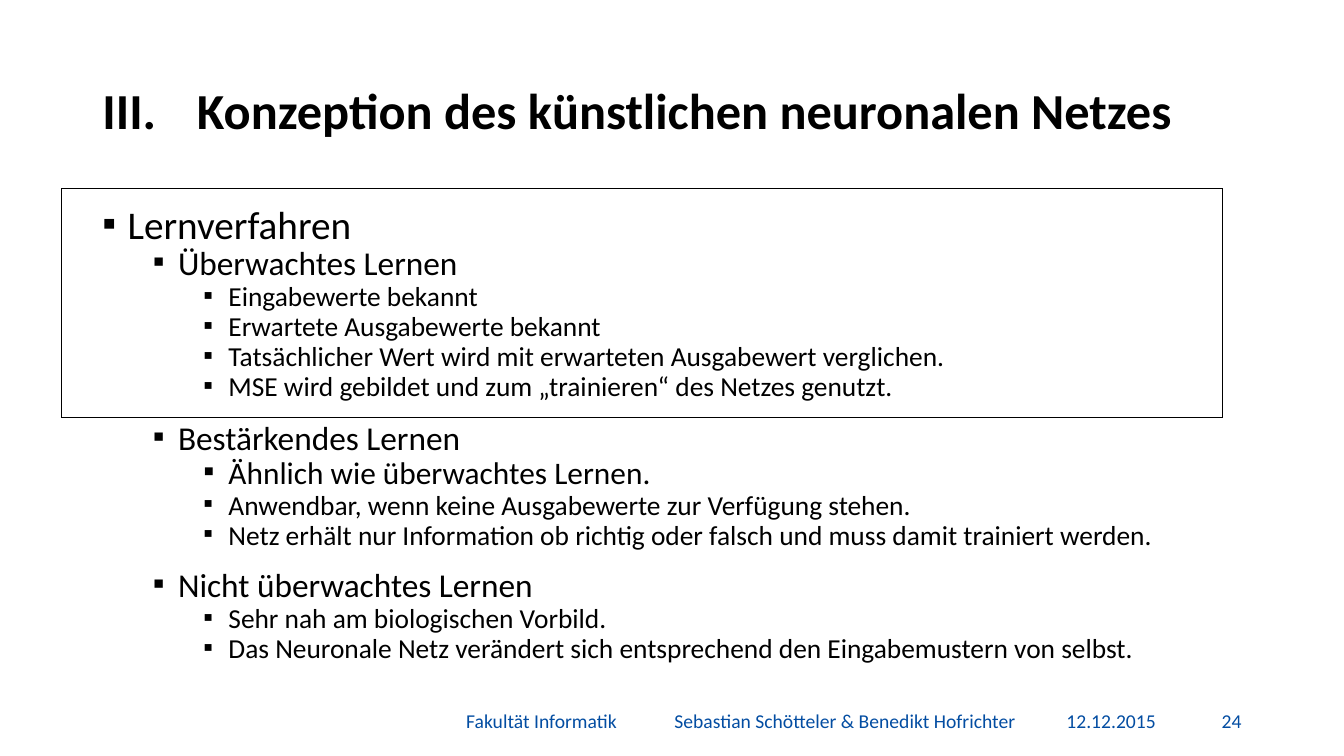
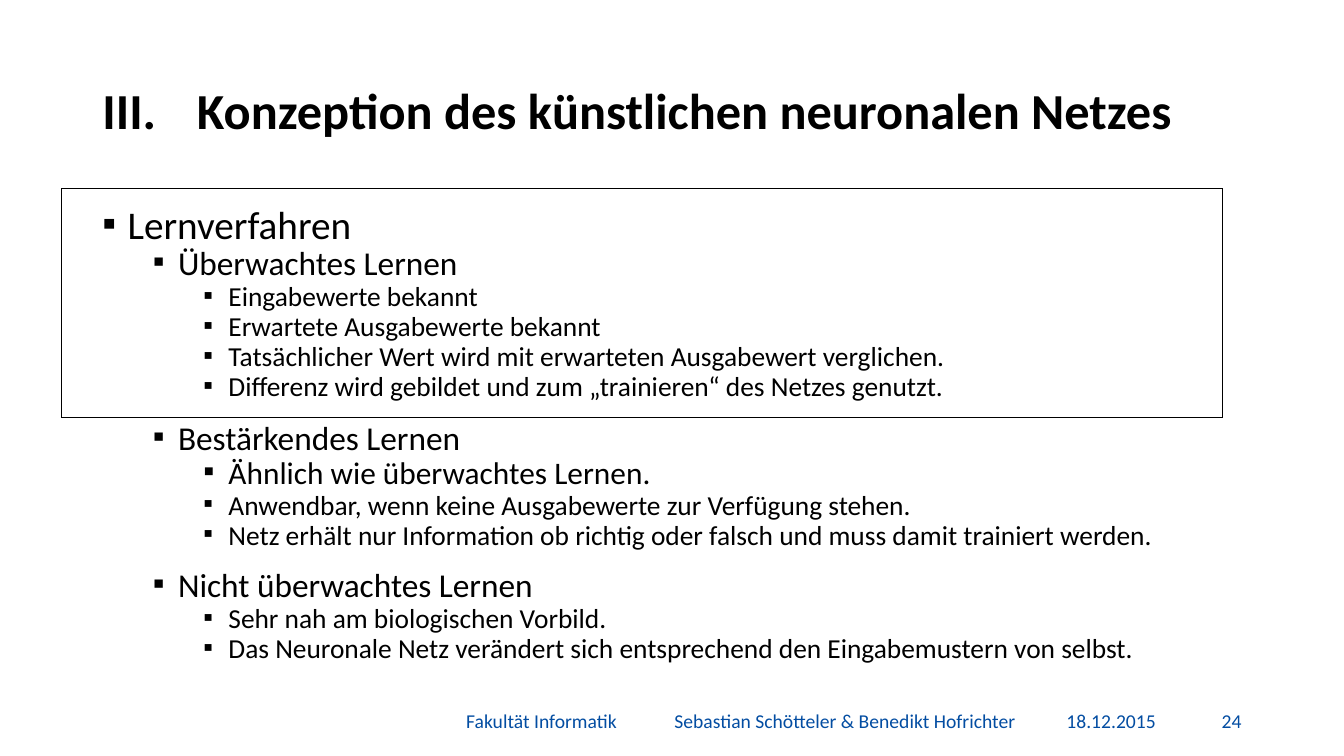
Before and after one commit to BenediktGitGit/soco15, a slide deck: slide 25 of 3b_Vortrag/Präsentation.pptx. Drawn at 1344x756 pixels with LibreOffice and Linux fonts; fonts in the diff are those of the drawing; background and template pictures are left out. Boxes give left, top, right and bottom in pixels: in the first picture for what was removed or moved away, otherwise in the second. Text is boxed around its words. In the diff, an @@ line names an element or a change of style, - is before the commit and + after.

```diff
--- a/3b_Vortrag/Präsentation.pptx
+++ b/3b_Vortrag/Präsentation.pptx
@@ text at [228, 376, 943, 401]: text changed @@
-    ▪ MSE wird gebildet und zum „trainieren“ des Netzes genutzt.
+    ▪ Differenz wird gebildet und zum „trainieren“ des Netzes genutzt.
@@ text at [1066, 714, 1155, 728]: text changed @@
-12.12.2015
+18.12.2015
```
Also in this commit, not shown: 51 other slides changed, 1 slide added, 3 other files.
